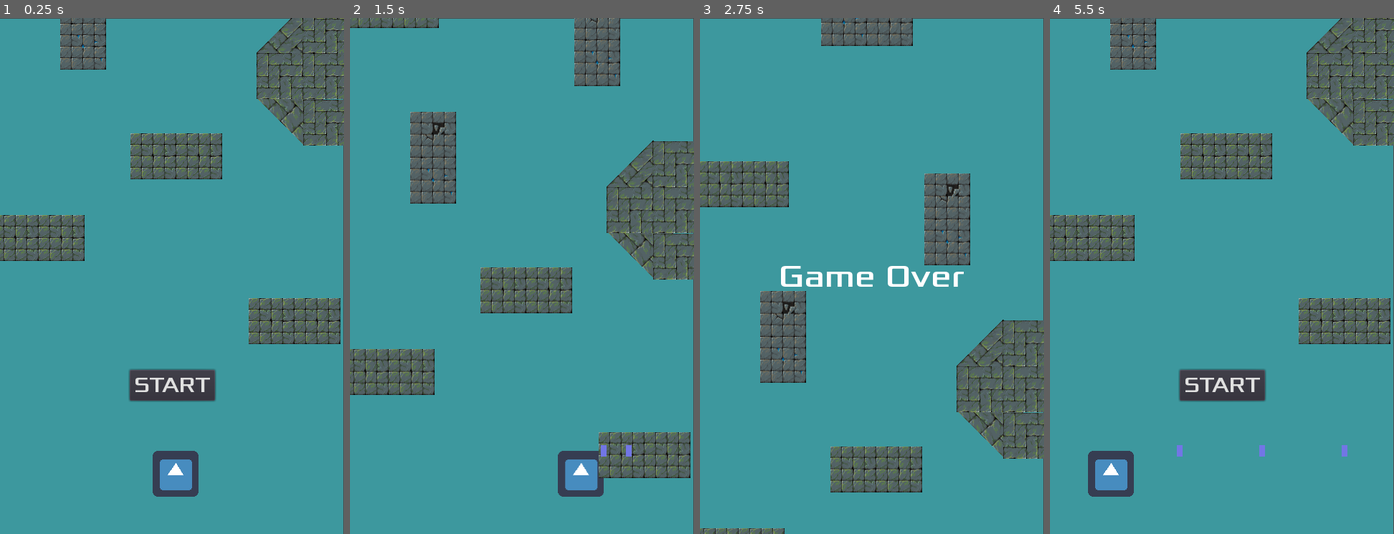
Above: before the commit, frames 1-4 (left to right).
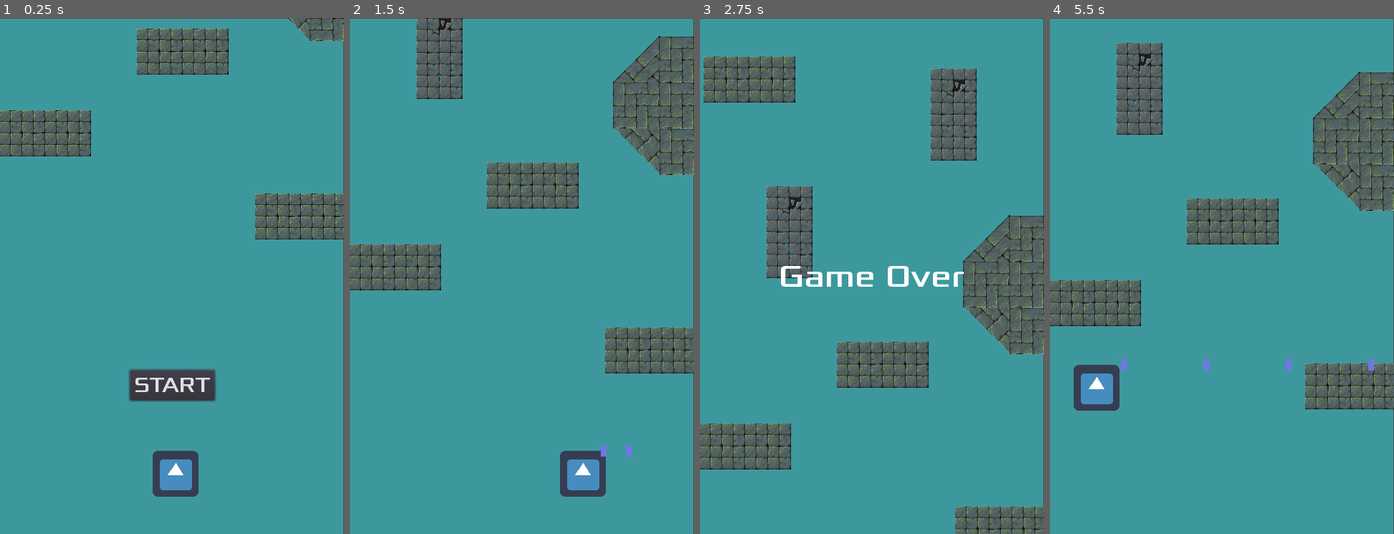
Above: after the commit, the same moments.

Repository: Harrison-Winters/Jet-Pack-Escape
Game: Godot game, scene res://Stage1.tscn
Same seed, same stepped clock (60 frames per second), same inputs: the game is played once before the commit and once after it. The engine's default icon, where the game draws it, is replaced by a stand-in: a white triangle on a blue panel in a dark square.
Inputs (mouse positions are in pixels of both pictures, inside the frame that each line leads up to):
- Up to frame 1 (0.25 s): no input
- Up to frame 2 (1.5 s): click "START" at 0.5 s; hold Right (ui_right) from 1.28 s (still down); hold Z (shoot) from 1.28 s (still down)
- Up to frame 3 (2.75 s): release Right (ui_right) at 2.03 s; release Z (shoot) at 2.03 s; hold Down (ui_down) from 2.03 s (still down); tap Z (shoot) at 2.1 s
- Up to frame 4 (5.5 s): release Down (ui_down) at 2.78 s; hold Right (ui_right) 2.78-3.53 s; hold Z (shoot) 2.78-3.53 s; hold Up (ui_up) 3.53-4.25 s; tap Z (shoot) at 3.6 s; click (1222, 384) at 4.25 s, where only the run after the commit has a clickable "START"; hold Left (ui_left) from 5.03 s (still down); hold Z (shoot) from 5.03 s (still down)

The runs differ from the first frame. In frame 1, 20% of the frame differs, in the area x 0-100%, y 0-64%; in frame 2, 30%; in frame 3, 33%, in the area x 0-100%, y 0-100%; in frame 4, 28%.

Commit message:
finishing stage

Diff:
--- a/Jetpack Escape/Part1.tscn
+++ b/Jetpack Escape/Part1.tscn
@@ -21,6 +21,9 @@
 [node name="Obstacle10" parent="." groups=["ObstaclesPart1"] instance=ExtResource( 2 )]
 position = Vector2( 530, -2950 )
 
+[node name="Wall79" parent="Obstacle10" groups=["ObstaclesPart1"] instance=ExtResource( 1 )]
+position = Vector2( 70, -1516 )
+
 [node name="Obstacle1" parent="." groups=["ObstaclesPart1"] instance=ExtResource( 1 )]
 position = Vector2( 289, 325 )
 
@@ -31,7 +34,7 @@
 position = Vector2( 646, 441 )
 
 [node name="Obstacle4" parent="." groups=["ObstaclesPart1"] instance=ExtResource( 1 )]
-position = Vector2( 507, -709 )
+position = Vector2( 492, -748 )
 
 [node name="Obstacle5" parent="." groups=["ObstaclesPart1"] instance=ExtResource( 2 )]
 position = Vector2( 612, -170 )
@@ -52,9 +55,6 @@
 [node name="Wall4" parent="." groups=["ObstaclesPart1"] instance=ExtResource( 3 )]
 position = Vector2( 295, -551 )
 
-[node name="Wall79" parent="." groups=["ObstaclesPart1"] instance=ExtResource( 1 )]
-position = Vector2( 382, -996 )
-
 [node name="Obstacles2" parent="." groups=["ObstaclesPart1"] instance=ExtResource( 1 )]
 position = Vector2( 296, -869 )
 
@@ -75,12 +75,12 @@
 [node name="Obstacles4" parent="." groups=["ObstaclesPart1"] instance=ExtResource( 1 )]
 position = Vector2( 295, -1394 )
 
-[node name="Wall78" parent="." groups=["ObstaclesPart1"] instance=ExtResource( 1 )]
-position = Vector2( 607, -1893 )
-
 [node name="Obstacles5" parent="." groups=["ObstaclesPart1"] instance=ExtResource( 1 )]
 position = Vector2( 655, -1725 )
 
+[node name="Wall78" parent="Obstacles5" groups=["ObstaclesPart1"] instance=ExtResource( 1 )]
+position = Vector2( -48, -168 )
+
 [node name="Obstacles6" parent="." groups=["ObstaclesPart1"] instance=ExtResource( 1 )]
 position = Vector2( 292, -3509 )
 
@@ -97,10 +97,10 @@
 position = Vector2( 296, -2874 )
 
 [node name="Obstacles10" parent="." groups=["ObstaclesPart1"] instance=ExtResource( 1 )]
-position = Vector2( 689, -2634 )
+position = Vector2( 661, -2631 )
 
 [node name="WinArea" parent="." groups=["ObstaclesPart1"] instance=ExtResource( 4 )]
-position = Vector2( 366, -21526 )
+position = Vector2( 416, -11198 )
 collision_layer = 1025
 collision_mask = 1025
 
@@ -113,20 +113,20 @@
 [node name="Node2D2" parent="." groups=["ObstaclesPart1"] instance=ExtResource( 7 )]
 position = Vector2( 355, -3218 )
 
+[node name="Node2D3" parent="." groups=["ObstaclesPart1"] instance=ExtResource( 6 )]
+position = Vector2( 427, -1897 )
+
 [node name="Obstacles11" parent="." groups=["ObstaclesPart1"] instance=ExtResource( 1 )]
 position = Vector2( 651, -3173 )
 
-[node name="Node2D3" parent="." groups=["ObstaclesPart1"] instance=ExtResource( 6 )]
-position = Vector2( 448, -1905 )
+[node name="Node2D4" parent="." groups=["ObstaclesPart1"] instance=ExtResource( 6 )]
+position = Vector2( 560, -3409 )
 
 [node name="Wall77" parent="." groups=["ObstaclesPart1"] instance=ExtResource( 1 )]
 position = Vector2( 447, -3628 )
 
-[node name="Node2D4" parent="." groups=["ObstaclesPart1"] instance=ExtResource( 6 )]
-position = Vector2( 499, -3452 )
-
 [node name="Node2D5" parent="." groups=["ObstaclesPart1"] instance=ExtResource( 6 )]
-position = Vector2( 468, -412 )
+position = Vector2( 535, -351 )
 
 [node name="Wall7" parent="." groups=["ObstaclesPart1"] instance=ExtResource( 3 )]
 position = Vector2( 785, -1965 )
@@ -136,8 +136,8 @@
 position = Vector2( 360, -3947 )
 
 [node name="Wall8" parent="." groups=["ObstaclesPart1"] instance=ExtResource( 3 )]
-position = Vector2( 640, -3769 )
-rotation = 1.5708
+position = Vector2( 786, -3703 )
+rotation = 3.14159
 
 [node name="Obstacle11" parent="." groups=["ObstaclesPart1"] instance=ExtResource( 2 )]
 position = Vector2( 657, -4073 )
@@ -148,8 +148,8 @@
 [node name="Obstacle12" parent="." groups=["ObstaclesPart1"] instance=ExtResource( 2 )]
 position = Vector2( 329, -4585 )
 
-[node name="Wall76" parent="." groups=["ObstaclesPart1"] instance=ExtResource( 1 )]
-position = Vector2( 538, -4723 )
+[node name="Wall76" parent="Obstacle12" groups=["ObstaclesPart1"] instance=ExtResource( 1 )]
+position = Vector2( 246, -851 )
 
 [node name="Obstacles12" parent="." groups=["ObstaclesPart1"] instance=ExtResource( 1 )]
 position = Vector2( 551, -4535 )
@@ -160,11 +160,11 @@
 [node name="Node2D8" parent="." groups=["ObstaclesPart1"] instance=ExtResource( 6 )]
 position = Vector2( 651, -4771 )
 
-[node name="Wall10" parent="." groups=["ObstaclesPart1"] instance=ExtResource( 6 )]
-position = Vector2( 504, -2471 )
+[node name="Wall10" parent="Node2D8" groups=["ObstaclesPart1"] instance=ExtResource( 6 )]
+position = Vector2( -240, 1847 )
 
 [node name="Wall47" parent="." groups=["ObstaclesPart1"] instance=ExtResource( 1 )]
-position = Vector2( 428, -5094 )
+position = Vector2( 425, -5094 )
 
 [node name="Wall1" parent="." groups=["ObstaclesPart1"] instance=ExtResource( 1 )]
 position = Vector2( 297, -5094 )
@@ -172,8 +172,8 @@
 [node name="Wall2" parent="." groups=["ObstaclesPart1"] instance=ExtResource( 1 )]
 position = Vector2( 651, -5095 )
 
-[node name="Wall75" parent="." groups=["ObstaclesPart1"] instance=ExtResource( 1 )]
-position = Vector2( 374, -5641 )
+[node name="Wall75" parent="Wall2" groups=["ObstaclesPart1"] instance=ExtResource( 1 )]
+position = Vector2( -247, -891 )
 
 [node name="Wall11" parent="." groups=["ObstaclesPart1"] instance=ExtResource( 1 )]
 position = Vector2( 297, -5407 )
@@ -184,9 +184,6 @@
 [node name="Wall13" parent="." groups=["ObstaclesPart1"] instance=ExtResource( 1 )]
 position = Vector2( 454, -5557 )
 
-[node name="Wall74" parent="." groups=["ObstaclesPart1"] instance=ExtResource( 1 )]
-position = Vector2( 582, -5937 )
-
 [node name="Wall14" parent="." groups=["ObstaclesPart1"] instance=ExtResource( 6 )]
 position = Vector2( 652, -5509 )
 
@@ -208,8 +205,8 @@
 [node name="Wall20" parent="." groups=["ObstaclesPart1"] instance=ExtResource( 1 )]
 position = Vector2( 294, -6298 )
 
-[node name="Wall21" parent="." groups=["ObstaclesPart1"] instance=ExtResource( 6 )]
-position = Vector2( 454, -6406 )
+[node name="Wall21" parent="Wall20" groups=["ObstaclesPart1"] instance=ExtResource( 6 )]
+position = Vector2( 160, -108 )
 
 [node name="Wall22" parent="." groups=["ObstaclesPart1"] instance=ExtResource( 1 )]
 position = Vector2( 653, -6589 )
@@ -218,7 +215,7 @@
 position = Vector2( 583, -9115 )
 
 [node name="Wall23" parent="." groups=["ObstaclesPart1"] instance=ExtResource( 1 )]
-position = Vector2( 518, -6589 )
+position = Vector2( 525, -6589 )
 
 [node name="Wall24" parent="." groups=["ObstaclesPart1"] instance=ExtResource( 1 )]
 position = Vector2( 299, -6589 )
@@ -245,16 +242,16 @@
 position = Vector2( 669, -7758 )
 
 [node name="Wall32" parent="." groups=["ObstaclesPart1"] instance=ExtResource( 1 )]
-position = Vector2( 618, -7271 )
+position = Vector2( 1114, -6852 )
 
 [node name="Wall33" parent="." groups=["ObstaclesPart1"] instance=ExtResource( 2 )]
 position = Vector2( 655, -6939 )
 
-[node name="Wall72" parent="." groups=["ObstaclesPart1"] instance=ExtResource( 1 )]
-position = Vector2( 359, -7414 )
+[node name="Wall72" parent="Wall33" groups=["ObstaclesPart1"] instance=ExtResource( 1 )]
+position = Vector2( -296, -475 )
 
 [node name="Wall34" parent="." groups=["ObstaclesPart1"] instance=ExtResource( 1 )]
-position = Vector2( 470, -7512 )
+position = Vector2( 1135, -7491 )
 
 [node name="Wall35" parent="." groups=["ObstaclesPart1"] instance=ExtResource( 8 )]
 position = Vector2( 609, -6291 )
@@ -265,8 +262,8 @@
 [node name="Wall37" parent="." groups=["ObstaclesPart1"] instance=ExtResource( 9 )]
 position = Vector2( 398, -7797 )
 
-[node name="Wall71" parent="." groups=["ObstaclesPart1"] instance=ExtResource( 1 )]
-position = Vector2( 593, -8001 )
+[node name="Wall71" parent="Wall37" groups=["ObstaclesPart1"] instance=ExtResource( 1 )]
+position = Vector2( 180, -478 )
 
 [node name="Wall38" parent="." groups=["ObstaclesPart1"] instance=ExtResource( 1 )]
 position = Vector2( 580, -7922 )
@@ -291,20 +288,20 @@
 [node name="Wall62" parent="." groups=["ObstaclesPart1"] instance=ExtResource( 7 )]
 position = Vector2( 302, -8933 )
 
+[node name="Wall45" parent="." groups=["ObstaclesPart1"] instance=ExtResource( 1 )]
+position = Vector2( 336, -8674 )
+
+[node name="Wall61" parent="." groups=["ObstaclesPart1"] instance=ExtResource( 1 )]
+position = Vector2( 586, -8884 )
+
 [node name="Wall44" parent="." groups=["ObstaclesPart1"] instance=ExtResource( 8 )]
-position = Vector2( 455, -8881 )
-
-[node name="Wall45" parent="." groups=["ObstaclesPart1"] instance=ExtResource( 1 )]
-position = Vector2( 294, -8628 )
-
-[node name="Wall61" parent="." groups=["ObstaclesPart1"] instance=ExtResource( 1 )]
-position = Vector2( 598, -8747 )
+position = Vector2( 1126, -9177 )
 
 [node name="Wall46" parent="." groups=["ObstaclesPart1"] instance=ExtResource( 6 )]
 position = Vector2( 616, -8675 )
 
 [node name="Wall48" parent="." groups=["ObstaclesPart1"] instance=ExtResource( 2 )]
-position = Vector2( 338, -9015 )
+position = Vector2( -298, -8771 )
 
 [node name="Wall49" parent="." groups=["ObstaclesPart1"] instance=ExtResource( 3 )]
 position = Vector2( 296, -9212 )
@@ -325,79 +322,91 @@
 position = Vector2( 397, -9661 )
 
 [node name="Wall56" parent="." groups=["ObstaclesPart1"] instance=ExtResource( 2 )]
-position = Vector2( 316, -9847 )
+position = Vector2( 310, -9947 )
 
 [node name="Wall59" parent="." groups=["ObstaclesPart1"] instance=ExtResource( 7 )]
-position = Vector2( 648, -10360 )
+position = Vector2( 648, -10428 )
+
+[node name="Wall21" parent="Wall59" groups=["ObstaclesPart1"] instance=ExtResource( 1 )]
+position = Vector2( -91, 704 )
 
 [node name="Wall60" parent="." groups=["ObstaclesPart1"] instance=ExtResource( 6 )]
 position = Vector2( 435, -9869 )
 
 [node name="Wall67" parent="." groups=["ObstaclesPart1"] instance=ExtResource( 7 )]
-position = Vector2( 648, -10491 )
+position = Vector2( 648, -10556 )
 
 [node name="Wall68" parent="." groups=["ObstaclesPart1"] instance=ExtResource( 7 )]
-position = Vector2( 648, -10619 )
+position = Vector2( 648, -10684 )
+
+[node name="Wall57" parent="." groups=["ObstaclesPart1"] instance=ExtResource( 1 )]
+position = Vector2( 576, -9753 )
+
+[node name="Wall10" parent="Wall57" groups=["ObstaclesPart1"] instance=ExtResource( 1 )]
+position = Vector2( -106, 689 )
 
 [node name="Wall58" parent="." groups=["ObstaclesPart1"] instance=ExtResource( 7 )]
-position = Vector2( 648, -10233 )
-
-[node name="Wall57" parent="." groups=["ObstaclesPart1"] instance=ExtResource( 1 )]
-position = Vector2( 568, -9759 )
+position = Vector2( 648, -10300 )
 
 [node name="Wall69" parent="." groups=["ObstaclesPart1"] instance=ExtResource( 7 )]
-position = Vector2( 299, -10490 )
+position = Vector2( 299, -10556 )
 
 [node name="Wall66" parent="." groups=["ObstaclesPart1"] instance=ExtResource( 7 )]
-position = Vector2( 299, -10361 )
+position = Vector2( 299, -10428 )
 
 [node name="Wall70" parent="." groups=["ObstaclesPart1"] instance=ExtResource( 7 )]
-position = Vector2( 300, -10620 )
+position = Vector2( 299, -10684 )
 
 [node name="Wall63" parent="." groups=["ObstaclesPart1"] instance=ExtResource( 7 )]
-position = Vector2( 299, -10233 )
-
-[node name="Wall64" parent="." groups=["ObstaclesPart1"] instance=ExtResource( 1 )]
-position = Vector2( -91, -1058 )
+position = Vector2( 299, -10300 )
+
+[node name="Wall64" parent="Wall63" groups=["ObstaclesPart1"] instance=ExtResource( 1 )]
+position = Vector2( 93, 9246 )
 
 [node name="Wall65" parent="." groups=["ObstaclesPart1"] instance=ExtResource( 1 )]
 position = Vector2( 481, 211 )
 
 [node name="FallingWall" parent="." groups=["ObstaclesPart1"] instance=ExtResource( 10 )]
-position = Vector2( 386, -11368 )
+position = Vector2( 387, -11327 )
 
 [node name="FallingWall" parent="FallingWall" groups=["ObstaclesPart1"] instance=ExtResource( 10 )]
 position = Vector2( 256, -433 )
 
 [node name="FallingWall" parent="FallingWall/FallingWall" groups=["ObstaclesPart1"] instance=ExtResource( 10 )]
-position = Vector2( -218, -5004 )
+position = Vector2( -201, -13341 )
 
 [node name="FallingWall2" parent="FallingWall/FallingWall" groups=["ObstaclesPart1"] instance=ExtResource( 10 )]
-position = Vector2( 21, -5896 )
+position = Vector2( 38, -14233 )
 
 [node name="FallingWall3" parent="FallingWall/FallingWall" groups=["ObstaclesPart1"] instance=ExtResource( 10 )]
-position = Vector2( -221, -6556 )
+position = Vector2( -204, -14893 )
 
 [node name="FallingWall4" parent="FallingWall/FallingWall" groups=["ObstaclesPart1"] instance=ExtResource( 10 )]
-position = Vector2( 0, -7254 )
+position = Vector2( -109, -15631 )
 
 [node name="FallingWall5" parent="FallingWall/FallingWall" groups=["ObstaclesPart1"] instance=ExtResource( 10 )]
-position = Vector2( -216, -7813 )
+position = Vector2( 11, -16251 )
 
 [node name="FallingWall6" parent="FallingWall/FallingWall" groups=["ObstaclesPart1"] instance=ExtResource( 10 )]
-position = Vector2( -12, -8314 )
+position = Vector2( -165, -16728 )
 
 [node name="FallingWall7" parent="FallingWall/FallingWall" groups=["ObstaclesPart1"] instance=ExtResource( 10 )]
-position = Vector2( -211, -8606 )
+position = Vector2( -220, -17236 )
 
 [node name="FallingWall8" parent="FallingWall/FallingWall" groups=["ObstaclesPart1"] instance=ExtResource( 10 )]
-position = Vector2( -16, -8951 )
+position = Vector2( 2, -17561 )
 
 [node name="FallingWall9" parent="FallingWall/FallingWall" groups=["ObstaclesPart1"] instance=ExtResource( 10 )]
-position = Vector2( -216, -9188 )
+position = Vector2( -222, -17869 )
 
 [node name="FallingWall10" parent="FallingWall/FallingWall" groups=["ObstaclesPart1"] instance=ExtResource( 10 )]
-position = Vector2( -65, -9362 )
+position = Vector2( -7, -18103 )
+
+[node name="FallingWall11" parent="FallingWall/FallingWall" groups=["ObstaclesPart1"] instance=ExtResource( 10 )]
+position = Vector2( -245, -18251 )
+
+[node name="FallingWall12" parent="FallingWall/FallingWall" groups=["ObstaclesPart1"] instance=ExtResource( 10 )]
+position = Vector2( -141, -18456 )
 
 [node name="FallingWall2" parent="FallingWall" groups=["ObstaclesPart1"] instance=ExtResource( 10 )]
 position = Vector2( 16, -751 )
@@ -415,10 +424,10 @@
 position = Vector2( 33, -2201 )
 
 [node name="FallingWall7" parent="FallingWall" groups=["ObstaclesPart1"] instance=ExtResource( 10 )]
-position = Vector2( 262, -2538 )
+position = Vector2( 137, -2478 )
 
 [node name="FallingWall8" parent="FallingWall" groups=["ObstaclesPart1"] instance=ExtResource( 10 )]
-position = Vector2( -13, -2770 )
+position = Vector2( 51, -2834 )
 
 [node name="FallingWall9" parent="FallingWall" groups=["ObstaclesPart1"] instance=ExtResource( 10 )]
 position = Vector2( 300, -2953 )
@@ -439,7 +448,7 @@
 position = Vector2( 285, -4307 )
 
 [node name="FallingWall15" parent="FallingWall" groups=["ObstaclesPart1"] instance=ExtResource( 10 )]
-position = Vector2( 1, -4356 )
+position = Vector2( 118, -4398 )
 
 [node name="FallingWall16" parent="FallingWall" groups=["ObstaclesPart1"] instance=ExtResource( 10 )]
 position = Vector2( 266, -4629 )
@@ -454,6 +463,6 @@
 position = Vector2( -15, -5101 )
 
 [node name="FallingWall20" parent="FallingWall" groups=["ObstaclesPart1"] instance=ExtResource( 10 )]
-position = Vector2( 231, -5167 )
+position = Vector2( 137, -5269 )
 
 [connection signal="win" from="WinArea" to="." method="_on_WinArea_win"]
--- a/Jetpack Escape/Stage1.tscn
+++ b/Jetpack Escape/Stage1.tscn
@@ -66,6 +66,7 @@
 [node name="HUD" parent="." instance=ExtResource( 4 )]
 
 [node name="Part1" parent="." instance=ExtResource( 6 )]
+position = Vector2( -291, -197 )
 __meta__ = {
 "_edit_vertical_guides_": [ 750.0 ]
 }
@@ -74,4 +75,3 @@
 one_shot = true
 
 [connection signal="restart_game" from="HUD" to="." method="_on_HUD_restart_game"]
-[connection signal="win" from="Part1" to="HUD" method="_on_Part1_win"]
